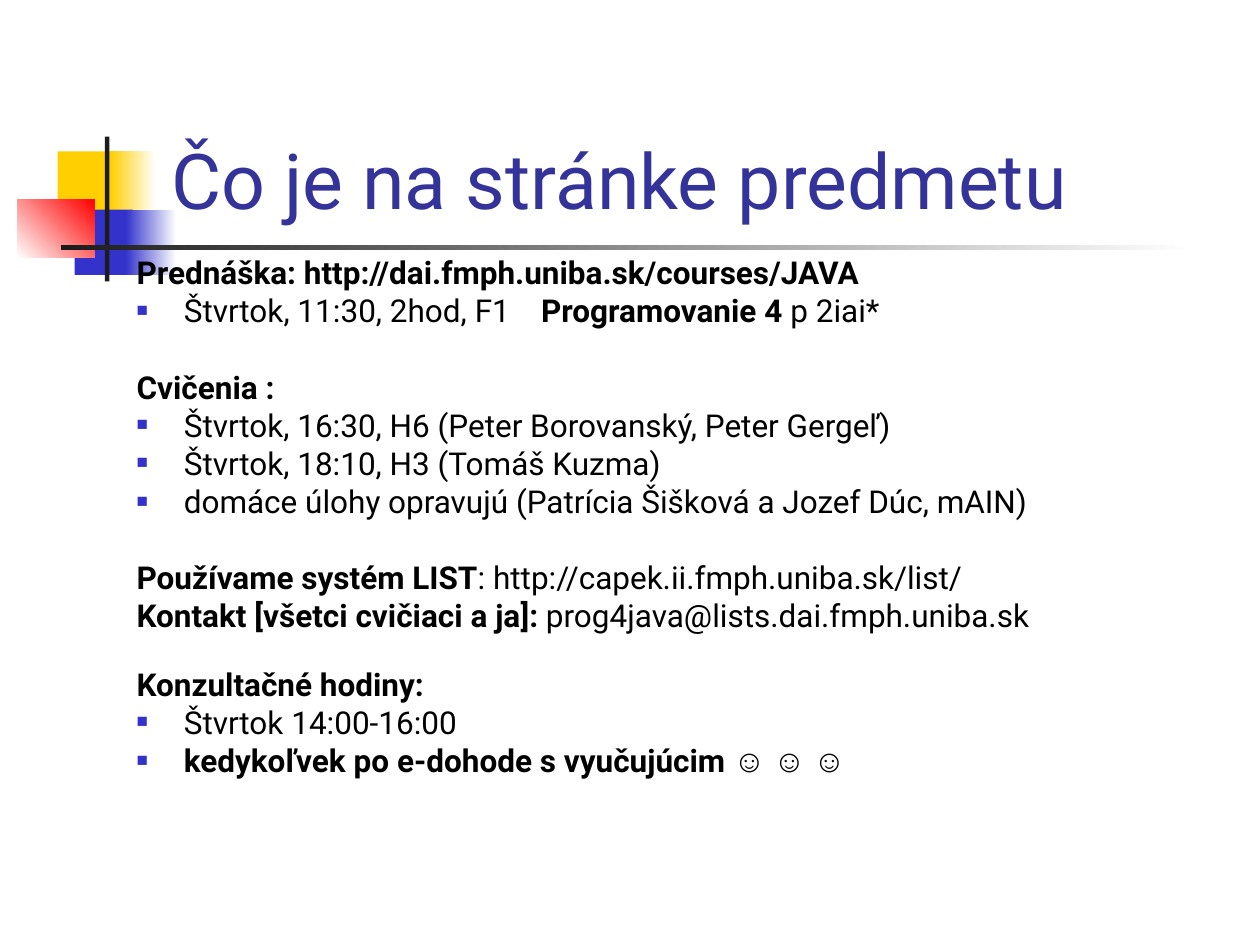
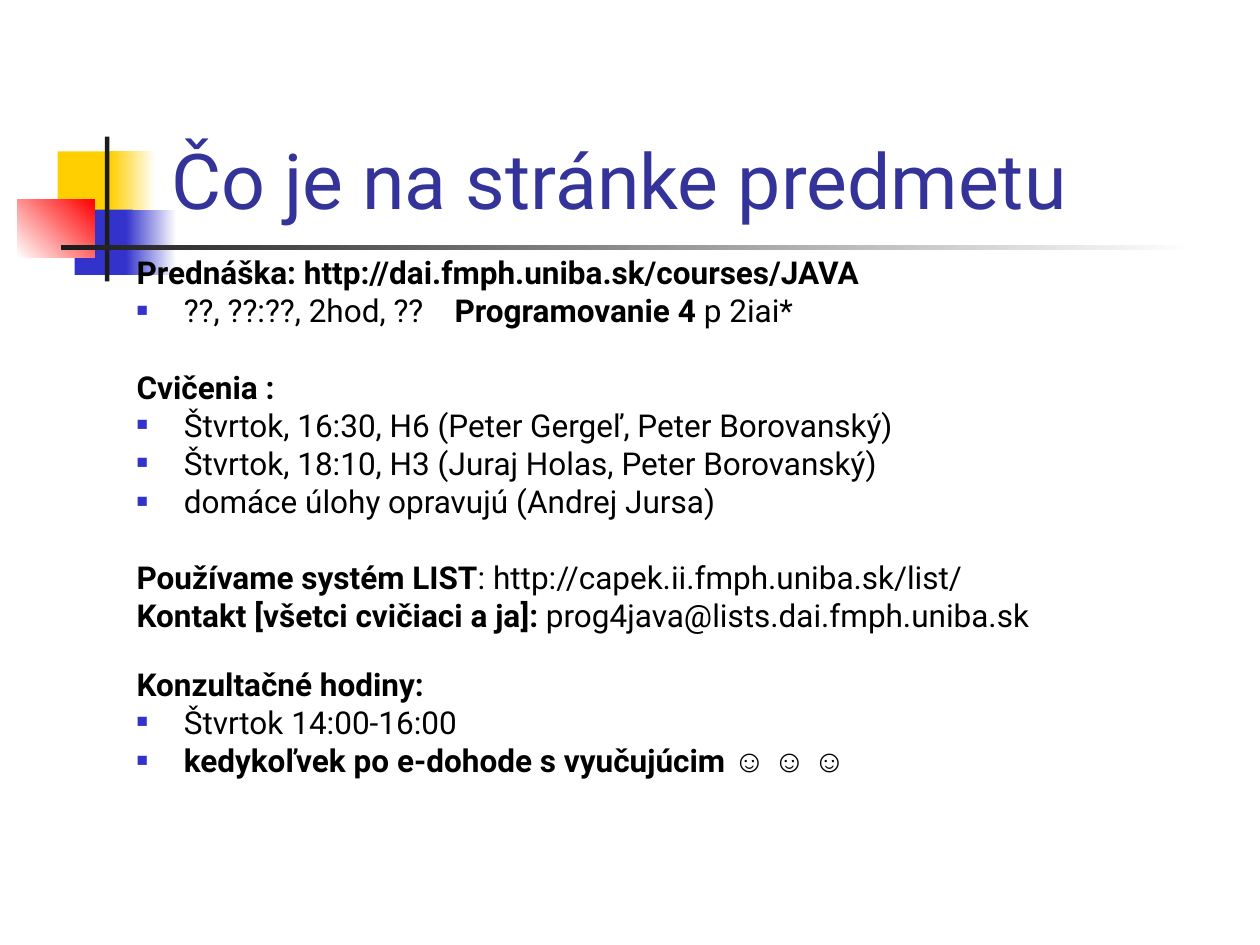
Before and after one commit to Programovanie4/Prednasky, a slide deck: slide 2 of 01/01_java.ppt. Drawn at 1260x945 pixels with LibreOffice and Linux fonts; fonts in the diff are those of the drawing. Boxes give left, top, right and bottom in pixels: in the first picture for what was removed or moved away, otherwise in the second. Text is boxed around its words. In the diff, an @@ line names an element or a change of style, - is before the commit and + after.

```diff
--- a/01/01_java.ppt
+++ b/01/01_java.ppt
@@ text at (x1=309, y1=298, x2=793, y2=329): text changed @@
-■ Štvrtok, 11:30, 2hod, F1 Programovanie 4 p 2iai*
+■ ??, ??:??, 2hod, ?? Programovanie 4 p 2iai*
@@ text at (x1=184, y1=408, x2=892, y2=520): text changed @@
-■ Štvrtok, 16:30, H6 (Peter Borovanský, Peter Gergeľ)
-■ Štvrtok, 18:10, H3 (Tomáš Kuzma)
-■ domáce úlohy opravujú (Patrícia Šišková a Jozef Dúc, mAIN)
+■ Štvrtok, 16:30, H6 (Peter Gergeľ, Peter Borovanský)
+■ Štvrtok, 18:10, H3 (Juraj Holas, Peter Borovanský)
+■ domáce úlohy opravujú (Andrej Jursa)
```
Also in this commit, not shown: 1 other file.
